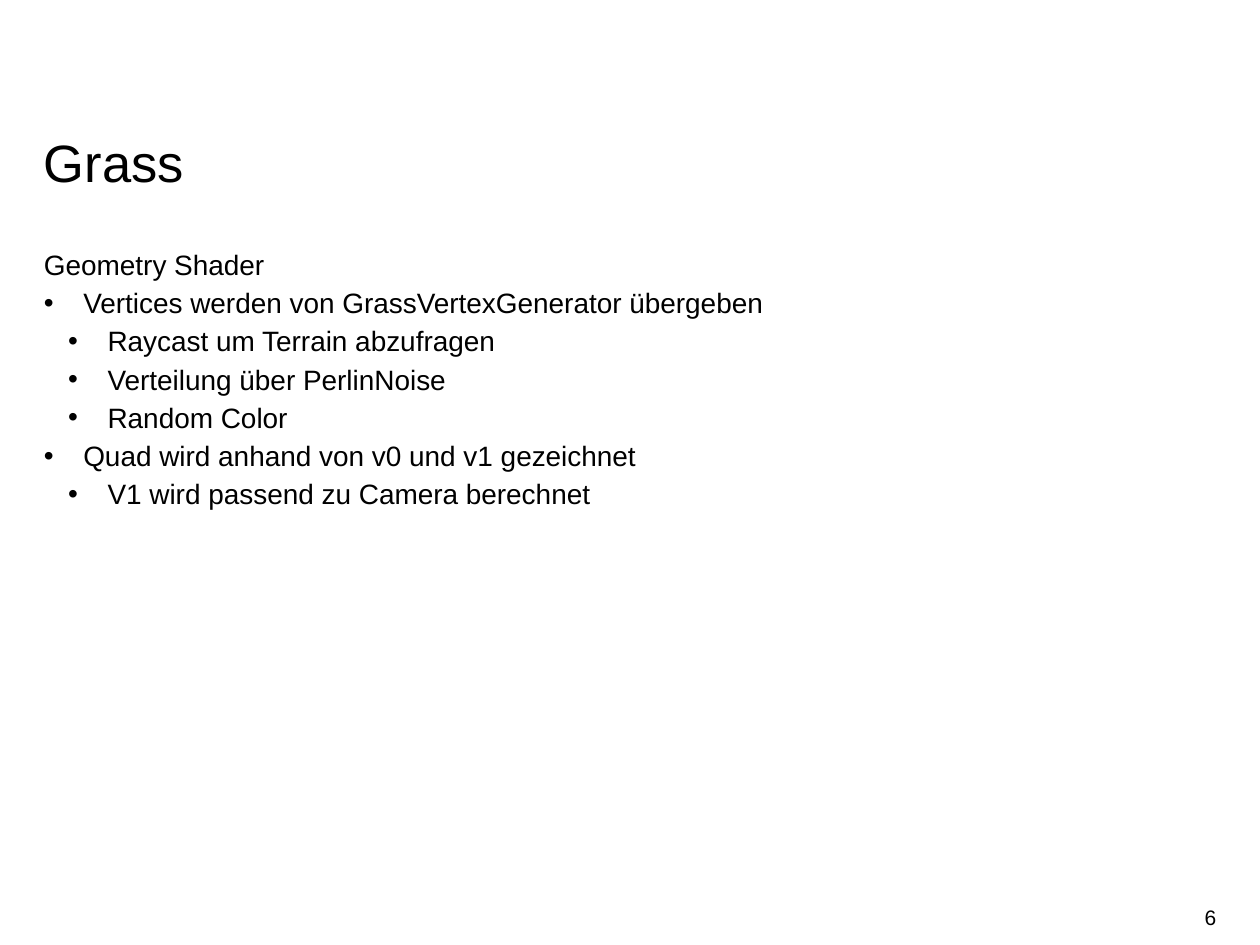
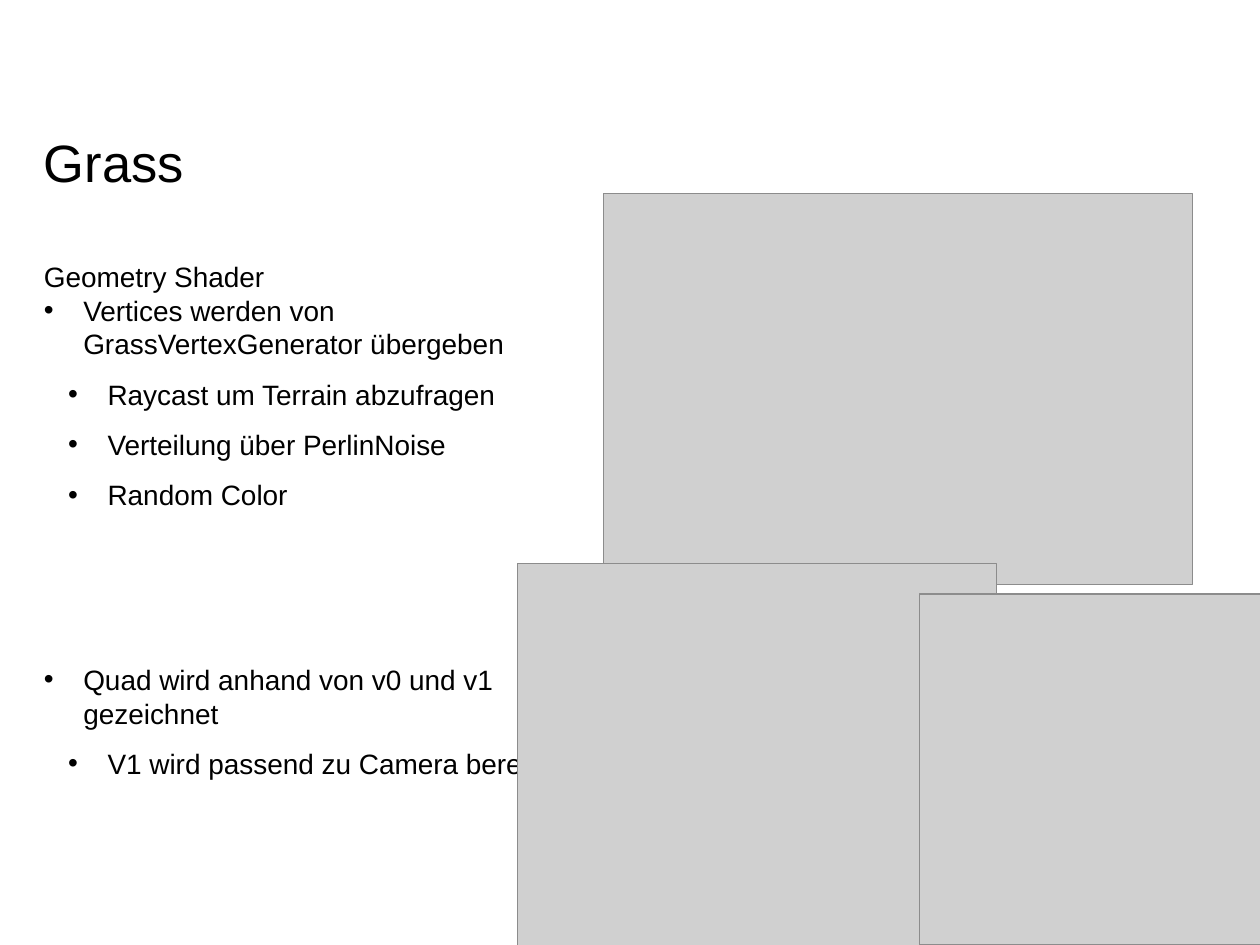
Before and after one commit to AwesomeSuri/ShaderKursWS2018-19, a slide deck: slide 6 of Documentation/Presentation.pptx. Drawn at 1260x945 pixels with LibreOffice and Linux fonts; fonts in the diff are those of the drawing; grey boxes stand for pictures; background and template pictures are left out. Boxes give left, top, right and bottom in pixels: in the first picture for what was removed or moved away, otherwise in the second. Text is boxed around its words. In the diff, an @@ line names an element or a change of style, - is before the commit and + after.

```diff
--- a/Documentation/Presentation.pptx
+++ b/Documentation/Presentation.pptx
@@ picture added at bbox=[604, 194, 1193, 585] @@
@@ text "Geometry Shader" at bbox=[44, 266, 590, 779]: line spacing 1.14 to 1.5; line spacing 1.14 to 1 @@
@@ picture added at bbox=[518, 563, 997, 945] @@
@@ picture added at bbox=[920, 595, 1260, 945] @@
@@ page number removed at bbox=[1205, 910, 1217, 926] @@
-6
```
Also in this commit, not shown: 1 other slide changed, 5 slides added, 6 other files.
